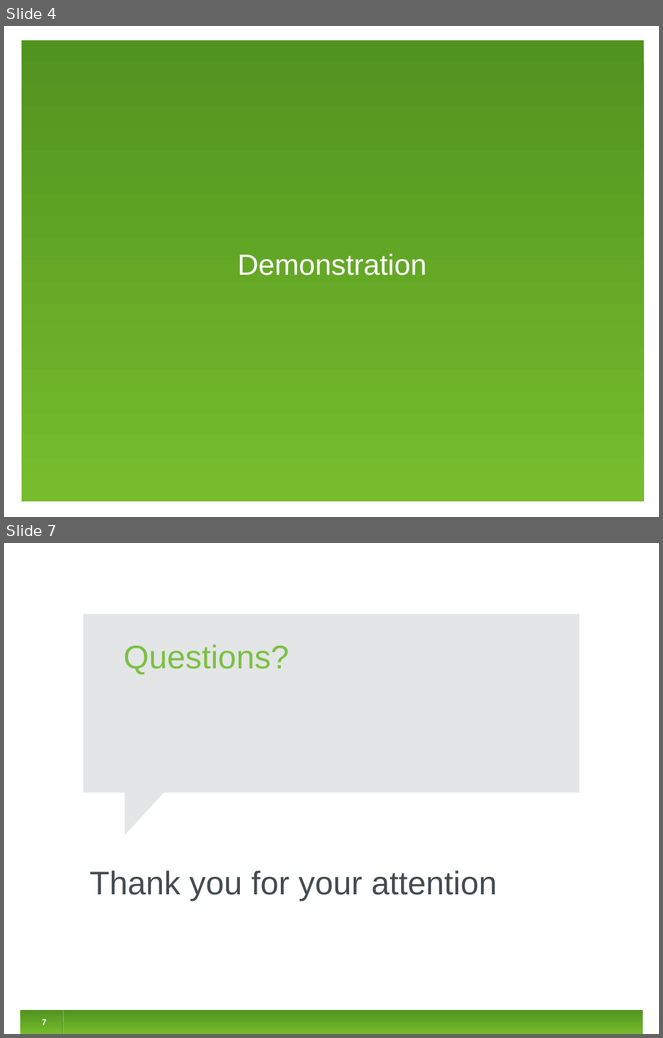
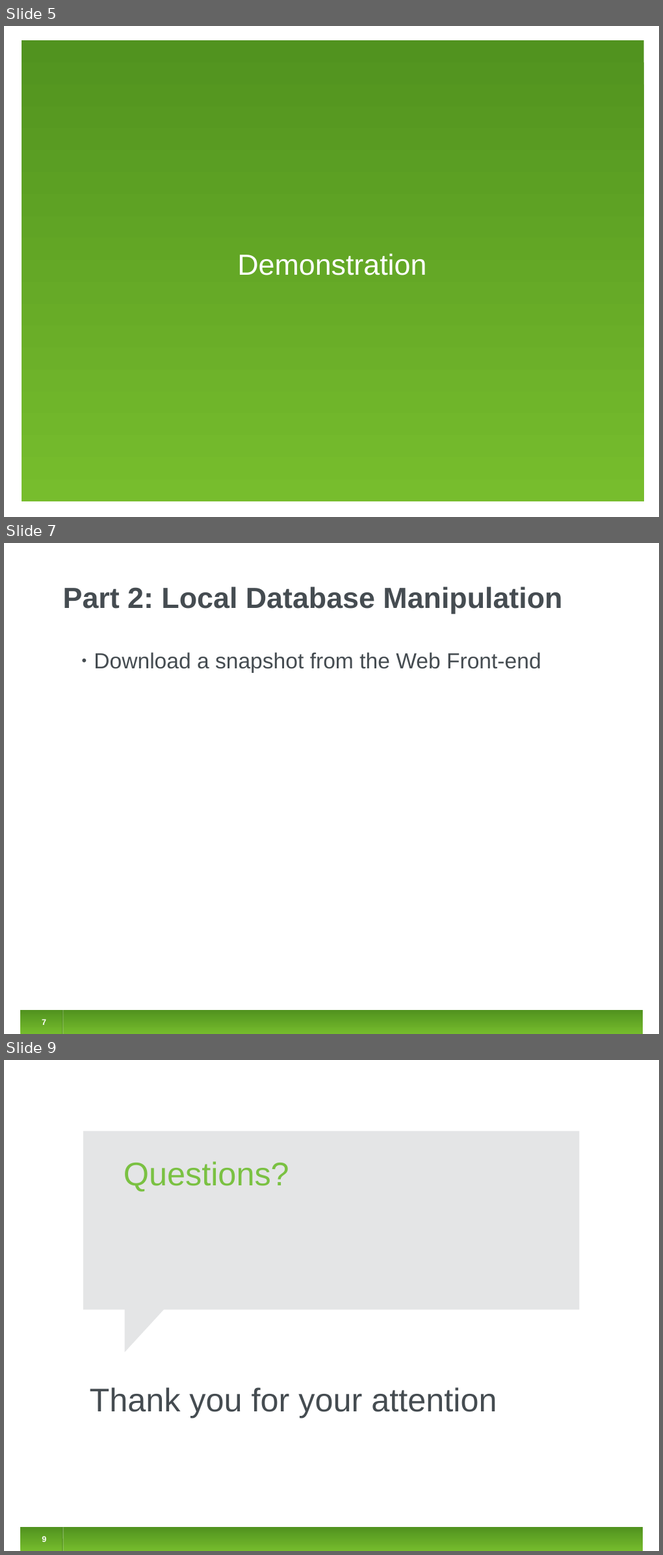
Before and after one commit to jirislaby/writings, a slide deck: presentations/clabure_rome/clabure.odp. Shown one above the other, each under a label of ours: slides 4 and 7 before the commit, slides 5, 7 and 9 after it; the slides between them are not shown. The pictures are 663x1038 and 663x1555 pixels, drawn with LibreOffice and Linux fonts; fonts in the diff are those of the drawing. Boxes give left, top, right and bottom in pixels: in the first picture for what was removed or moved away, otherwise in the second. Text is boxed around its words. In the diff, an @@ line names an element or a change of style, - is before the commit and + after.

```diff
--- a/presentations/clabure_rome/clabure.odp
+++ b/presentations/clabure_rome/clabure.odp
@@ slide 7 added at [4, 543, 659, 1034], background #FFFFFF; not listed: 1 template element that a slide beside it also shows @@
@@ title added at [63, 587, 562, 614], 32 pt, text #454C51, bold @@
+Part 2: Local Database Manipulation
@@ text added at [94, 652, 542, 673], 24 pt, text #454C51 @@
+• Download a snapshot from the Web Front-end
@@ page number added at [42, 1019, 46, 1025], 9 pt, text #FFFFFF, bold @@
+7
@@ line added from (62, 1011) to (62, 1034), #3F7418 0.74 pt @@
@@ line added from (63, 1011) to (63, 1034), #FFFFFF 0.74 pt @@
@@ what was slide 4 is now slide 5 @@
@@ what was slide 7 is now slide 9 @@
@@ page number at [42, 1536, 46, 1542]: text changed @@
-7
+9
```
Also in this commit, not shown: 2 slides changed, 3 other slides added, 2 slides removed.
